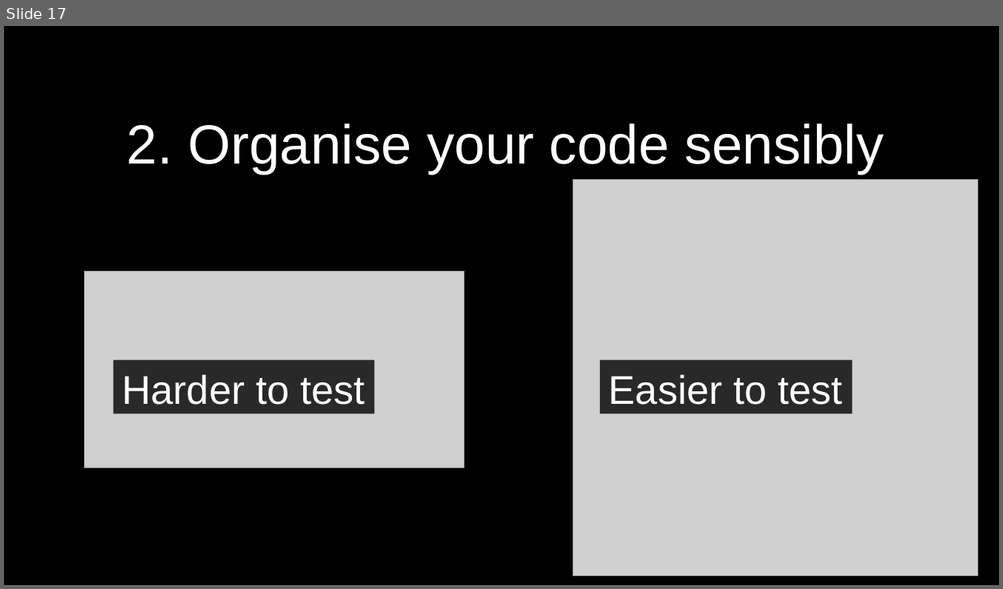
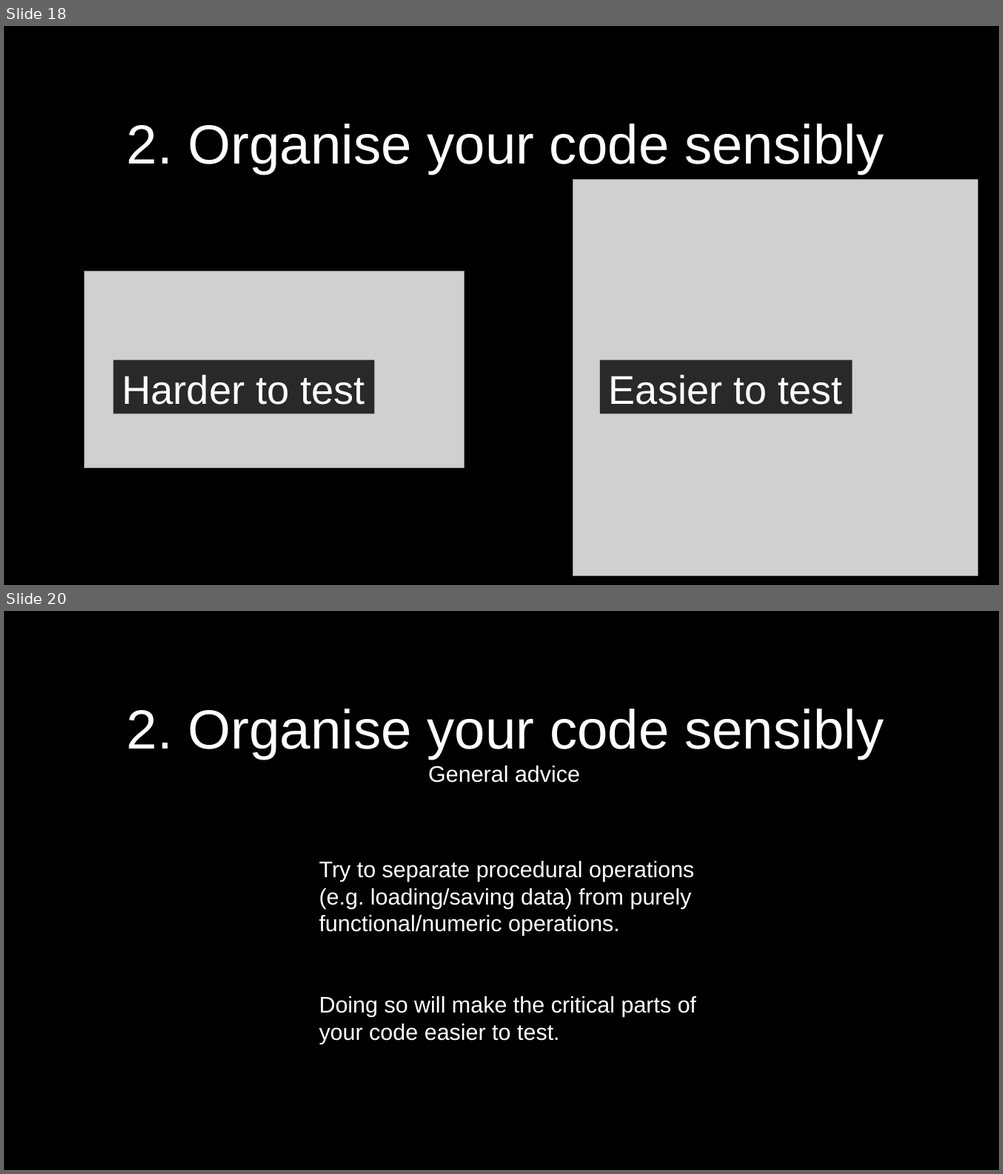
Before and after one commit to pauldmccarthy/fmrib-analysis-group-31-march-2020, a slide deck: presentation/presentation.odp. Shown one above the other, each under a label of ours: slide 17 before the commit, slides 18 and 20 after it; the slides between them are not shown. The pictures are 1003x589 and 1003x1174 pixels, drawn with LibreOffice and Linux fonts; fonts in the diff are those of the drawing; grey boxes stand for pictures. Boxes give left, top, right and bottom in pixels: in the first picture for what was removed or moved away, otherwise in the second. Text is boxed around its words. In the diff, an @@ line names an element or a change of style, - is before the commit and + after.

```diff
--- a/presentation/presentation.odp
+++ b/presentation/presentation.odp
@@ slide 20 added at (4, 611, 999, 1170), background #000000 @@
@@ title added at (127, 709, 883, 759), 44 pt, text #FFFFFF @@
+2. Organise your code sensibly
@@ title added at (428, 766, 580, 783), 18 pt, text #FFFFFF @@
+General advice
@@ text added at (319, 861, 696, 1044), 18 pt, text #FFFFFF @@
+Try to separate procedural operations (e.g. loading/saving data) from purely functional/numeric operations.
+Doing so will make the critical parts of your code easier to test.
@@ what was slide 17 is now slide 18 @@
```
Also in this commit, not shown: 5 slides changed, 9 other slides added, 1 other file.
